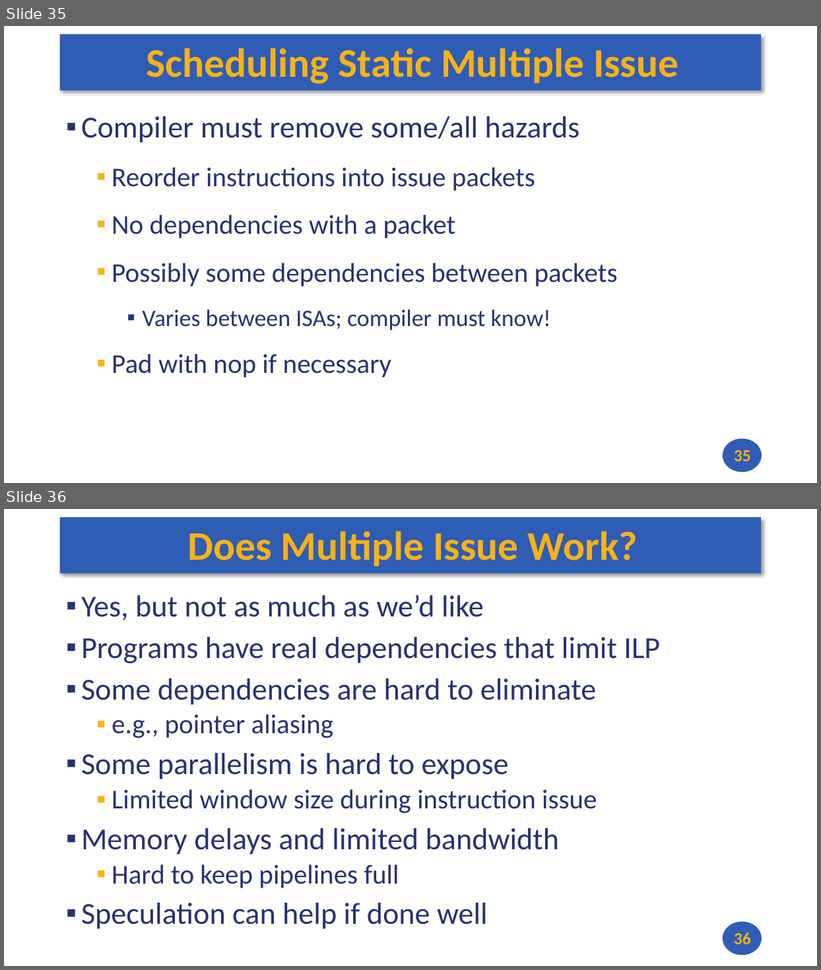
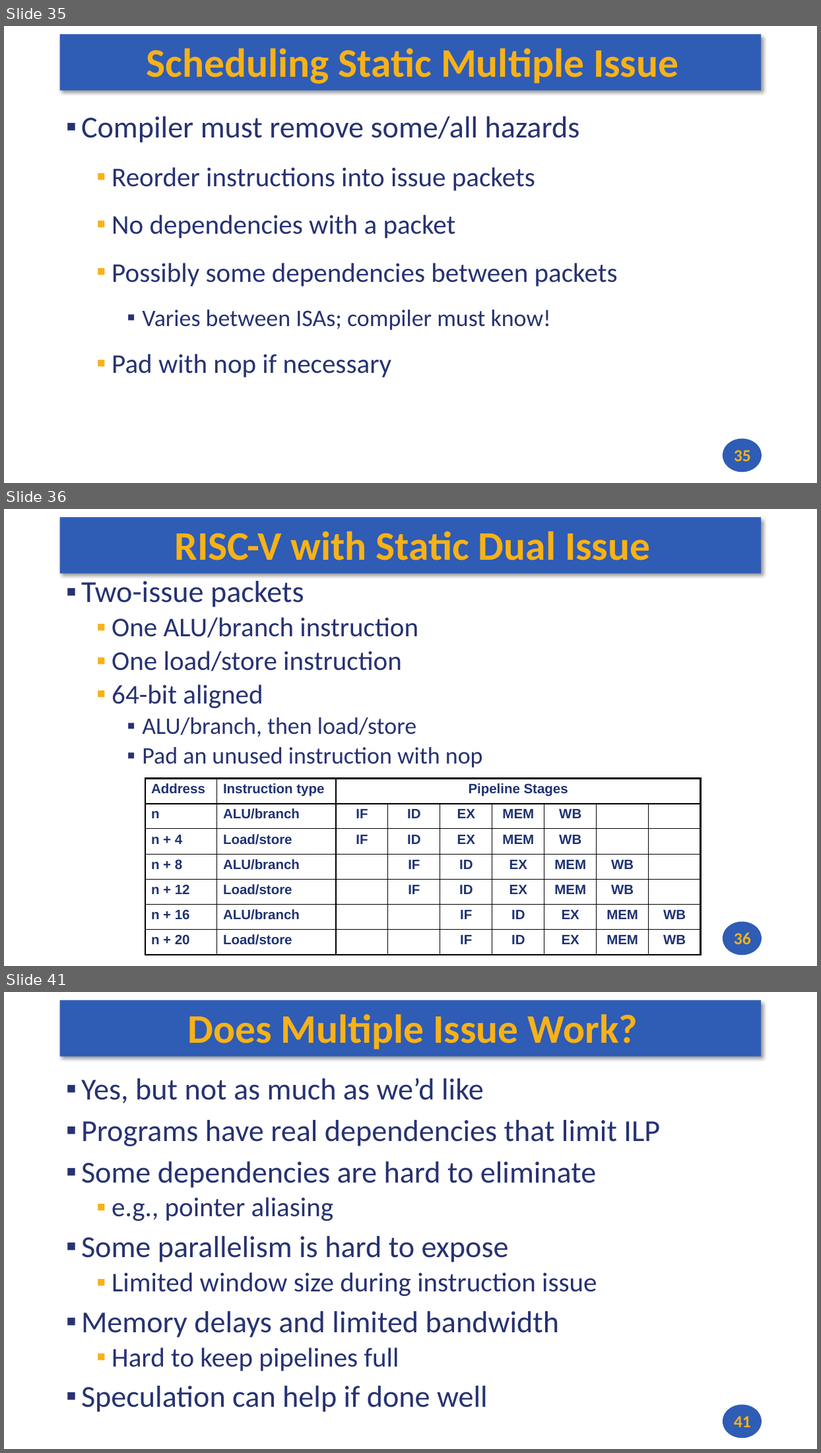
Before and after one commit to andrewt0301/hse-acos-course, a slide deck: docs/part1ca/09_Pipeline/CA_Lecture_09.pptx. Shown one above the other, each under a label of ours: slides 35 and 36 before the commit, slides 35, 36 and 41 after it; the slides between them are not shown. The pictures are 821x970 and 821x1453 pixels, drawn with LibreOffice and Linux fonts; fonts in the diff are those of the drawing. Boxes give left, top, right and bottom in pixels: in the first picture for what was removed or moved away, otherwise in the second. Text is boxed around its words. In the diff, an @@ line names an element or a change of style, - is before the commit and + after.

Commit message:
Working on Lecture 9

```diff
--- a/docs/part1ca/09_Pipeline/CA_Lecture_09.pptx
+++ b/docs/part1ca/09_Pipeline/CA_Lecture_09.pptx
@@ slide 36 added at bbox=[4, 509, 817, 966], background #FFFFFF; not listed: 2 template elements that a slide beside it also shows @@
@@ title added at bbox=[175, 531, 650, 560], 48 pt, text #F7B217, bold @@
+RISC-V with Static Dual Issue
@@ text added at bbox=[81, 581, 483, 768], 32 pt, text #273272 @@
+▪ Two-issue packets
+  ▪ One ALU/branch instruction
+  ▪ One load/store instruction
+  ▪ 64-bit aligned
+    ▪ ALU/branch, then load/store
+    ▪ Pad an unused instruction with nop
@@ table added at bbox=[145, 779, 700, 956], 7 rows, 9 columns @@
+Address | Instruction type | Pipeline Stages |  |  |  |  |  | 
+n | ALU/branch | IF | ID | EX | MEM | WB |  | 
+n + 4 | Load/store | IF | ID | EX | MEM | WB |  | 
+n + 8 | ALU/branch |  | IF | ID | EX | MEM | WB | 
+n + 12 | Load/store |  | IF | ID | EX | MEM | WB | 
+n + 16 | ALU/branch |  |  | IF | ID | EX | MEM | WB
+n + 20 | Load/store |  |  | IF | ID | EX | MEM | WB
@@ page number added at bbox=[734, 933, 751, 945], 20 pt, text #F7B217, bold @@
+36
@@ what was slide 36 is now slide 41 @@
@@ page number at bbox=[734, 1416, 751, 1428]: text changed @@
-36
+41
```
Also in this commit, not shown: 4 other slides added, 2 other files.
